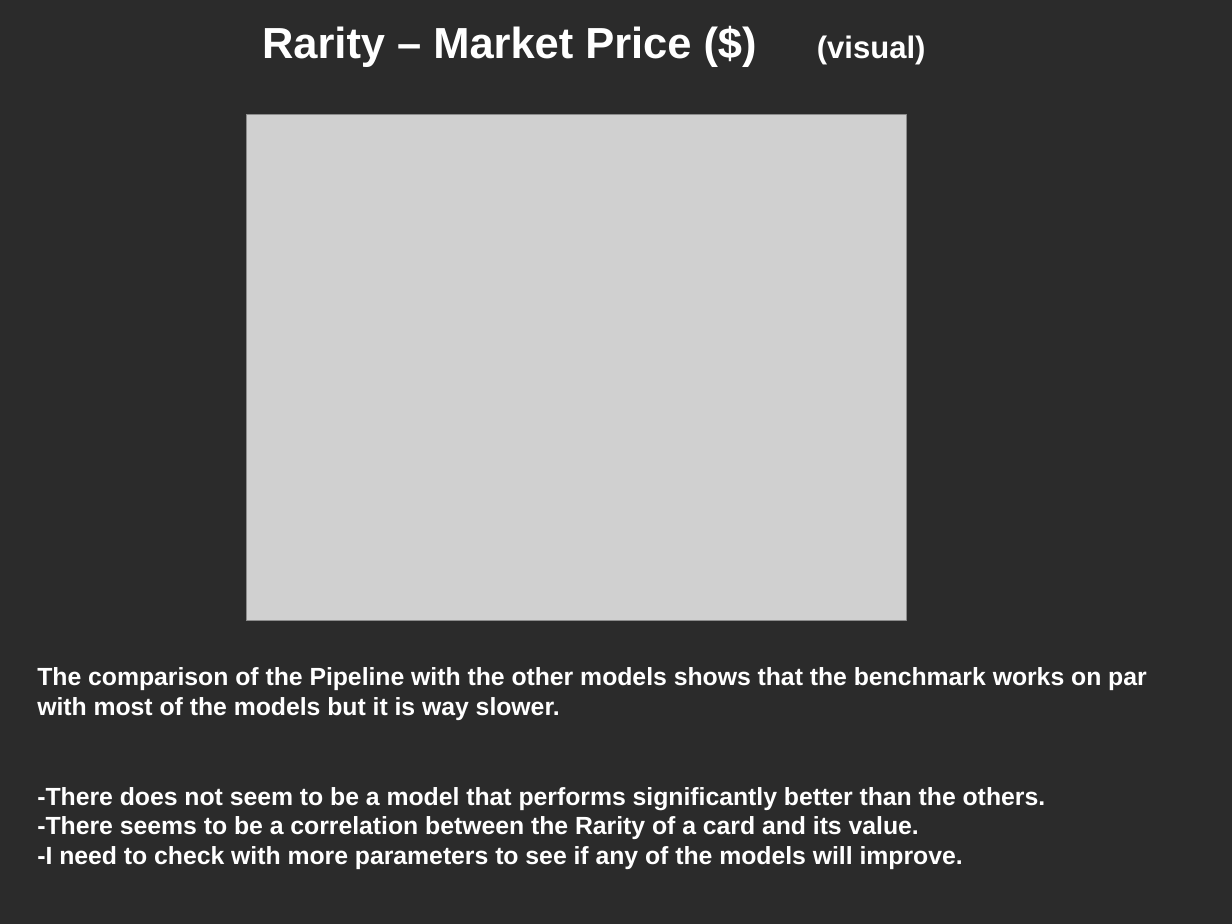
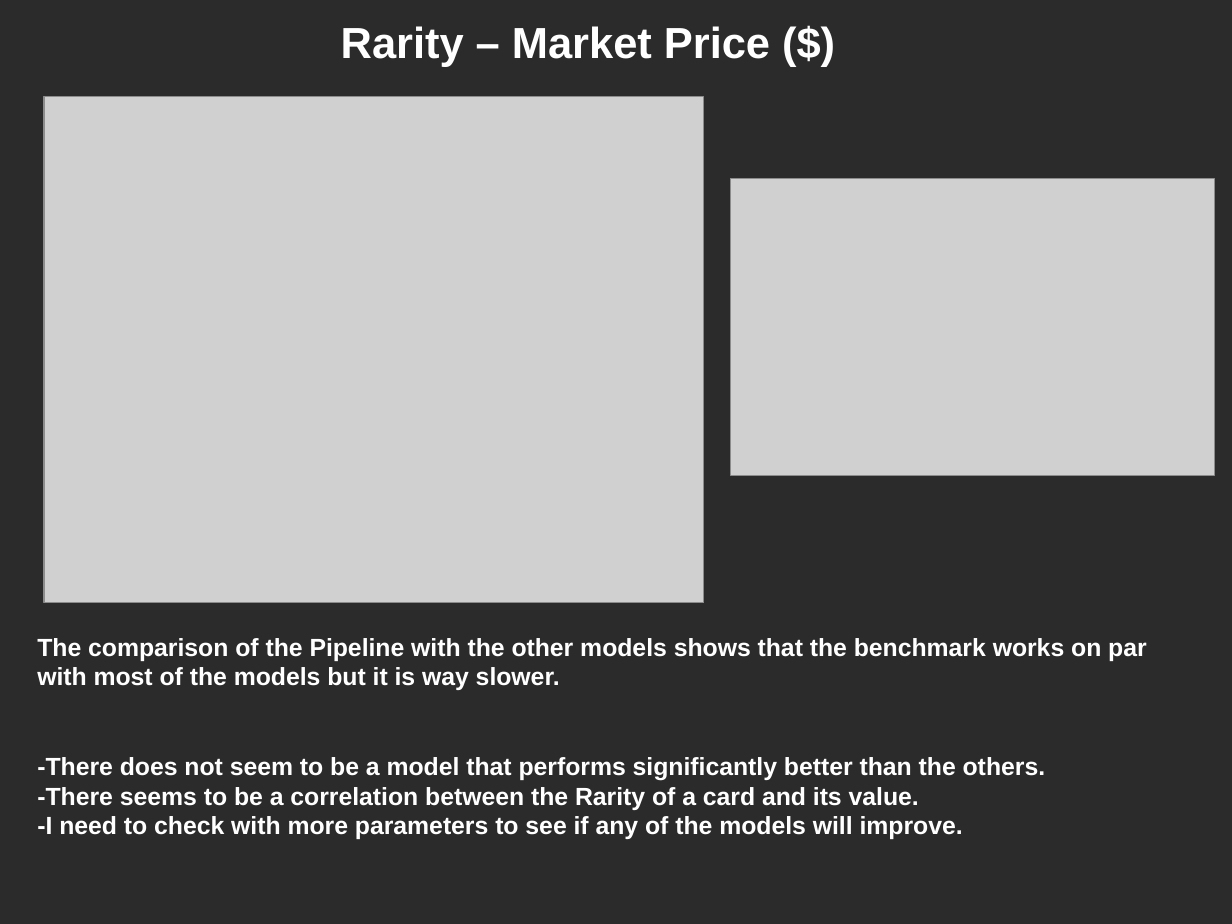
Before and after one commit to Spiros07/mtg_ml_models, a slide deck: slide 4 of presentation.odp (slide 5 before the commit). Drawn at 1232x924 pixels with LibreOffice and Linux fonts; fonts in the diff are those of the drawing; grey boxes stand for pictures; background and template pictures are left out; a plain dark background stands for a picture behind light text. Boxes give left, top, right and bottom in pixels: in the first picture for what was removed or moved away, otherwise in the second. Text is boxed around its words. In the diff, an @@ line names an element or a change of style, - is before the commit and + after.

Commit message:
typo errors in presentation fixed

```diff
--- a/presentation.odp
+++ b/presentation.odp
@@ text at bbox=[341, 26, 770, 67]: text changed @@
-Rarity – Market Price ($) (visual)
+Rarity – Market Price ($)
@@ picture: place and size @@
-picture at bbox=[246, 114, 907, 620]
+picture at bbox=[44, 97, 704, 604]
@@ picture added at bbox=[731, 179, 1215, 475] @@
@@ text "The comparison of the Pipeline ...": place and size @@
-text "The comparison of the Pipeline ..." at bbox=[37, 667, 1147, 869]
+text "The comparison of the Pipeline ..." at bbox=[37, 638, 1147, 839]
```
Also in this commit, not shown: 3 other slides changed, 2 slides added, 2 slides removed, 2 other files.
